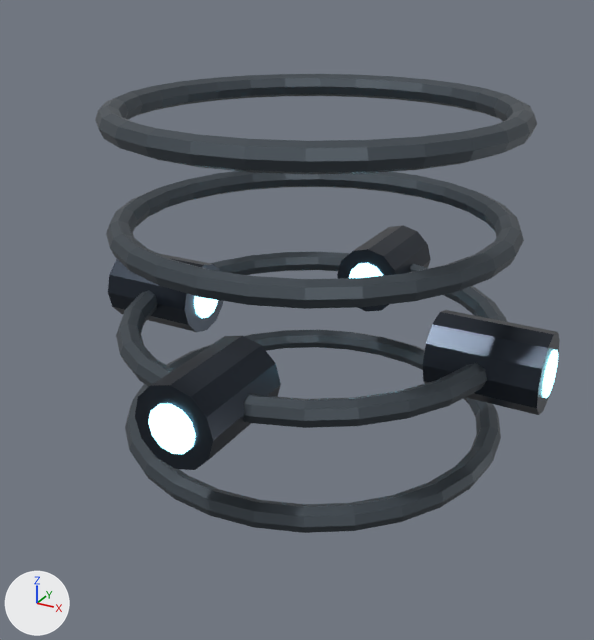
One commit to the Blender file assets/maps/kinetic_tide/blender/02_piston_tunnel.blend: the scene before it, then after it.
Both versions are drawn from a 50 mm lens placed at (8.86, -16.96, 13.43), pointed at (-0.14, -0.6, 5.25). Lighting does not change. The marker at lower left points along +X, +Y and +Z. The first picture is the older version.

Objects in the first picture: 'piston_glow_3_nocol', 'piston_head_0', 'piston_head_1', 'piston_head_2', 'piston_head_3', 'tunnel_ring_0', 'tunnel_ring_1', 'tunnel_ring_2', 'tunnel_ring_3' and 3 more.
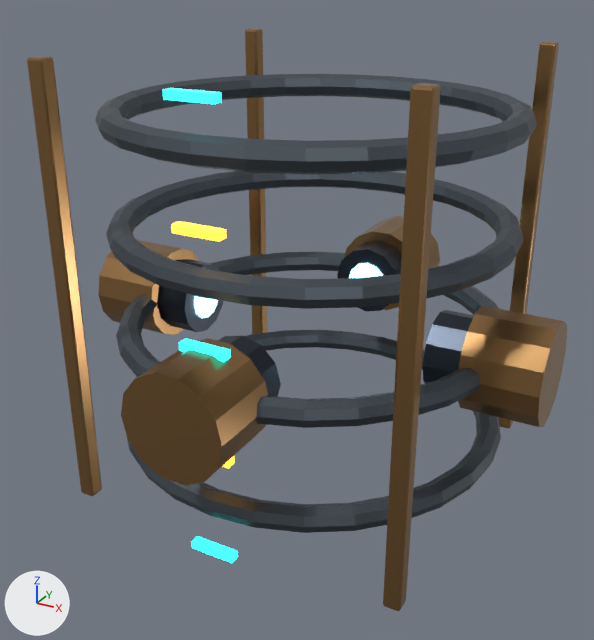
What differs and where, as boxes [x1, y1, x2, y2] in the pictures (594 x 640 px):
'piston_sleeve_3', added (brown)
    after: [121, 338, 268, 485]
'tunnel_longitudinal_rail_1_-1', added (brown)
    after: [383, 83, 441, 611]
'tunnel_longitudinal_rail_-1_-1', added (brown)
    after: [27, 56, 102, 496]
'piston_sleeve_0', added (brown)
    after: [458, 306, 567, 427]
'tunnel_longitudinal_rail_1_1', added (brown)
    after: [499, 41, 559, 428]
'piston_sleeve_2', added (brown)
    after: [98, 240, 199, 335]
'tunnel_longitudinal_rail_-1_1', added (brown)
    after: [245, 28, 268, 353]
'piston_sleeve_1', added (brown)
    after: [344, 216, 440, 310]
'tunnel_pulse_marker_4', added (cyan)
    after: [162, 88, 222, 104]
'tunnel_pulse_marker_3', added
    after: [171, 221, 227, 242]
'tunnel_pulse_marker_0', added (cyan)
    after: [191, 536, 238, 563]
'tunnel_pulse_marker_2', added (cyan)
    after: [179, 338, 231, 362]
'tunnel_pulse_marker_1', added
    after: [222, 456, 235, 469]
'piston_head_3', unchanged, covered by the edit
    before: [135, 335, 281, 470]
    after: [218, 335, 281, 397]
'piston_head_0', unchanged, covered by the edit
    before: [423, 310, 560, 415]
    after: [423, 310, 474, 383]
'piston_glow_3_nocol', unchanged, covered by the edit
    before: [148, 404, 196, 454]

Patch to the scene script:
```diff
--- a/assets/maps/kinetic_tide/blender/02_piston_tunnel.blend.py
+++ b/assets/maps/kinetic_tide/blender/02_piston_tunnel.blend.py
@@ ob_piston_sleeve_3 @@
+ob_piston_sleeve_3 = bpy.data.objects.new('piston_sleeve_3', me_piston_sleeve_3_mesh)  # a 14-sided cylinder along z spanning x -1.19..1.19, y -1.22..1.22, z -0.9..0.9; in mat_tidebronze (brown #9e794d)
+ob_piston_sleeve_3.location = (0.0, -5.1, 5.0)
+ob_piston_sleeve_3.rotation_euler = (0.0, 1.571, 4.712)  # degrees (0, 90, 270)
@@ ob_piston_sleeve_2 @@
+ob_piston_sleeve_2 = bpy.data.objects.new('piston_sleeve_2', me_piston_sleeve_3_mesh.copy())
+ob_piston_sleeve_2.location = (-5.1, 0.0, 5.0)
+ob_piston_sleeve_2.rotation_euler = (0.0, 1.571, 3.142)  # degrees (0, 90, 180)
@@ ob_piston_sleeve_1 @@
+ob_piston_sleeve_1 = bpy.data.objects.new('piston_sleeve_1', me_piston_sleeve_3_mesh.copy())
+ob_piston_sleeve_1.location = (0.0, 5.1, 5.0)
+ob_piston_sleeve_1.rotation_euler = (0.0, 1.571, 1.571)  # degrees (0, 90, 90)
@@ ob_piston_sleeve_0 @@
+ob_piston_sleeve_0 = bpy.data.objects.new('piston_sleeve_0', me_piston_sleeve_3_mesh.copy())
+ob_piston_sleeve_0.location = (5.1, 0.0, 5.0)
+ob_piston_sleeve_0.rotation_euler = (0.0, 1.571, 0.0)  # degrees (0, 90, 0)
@@ ob_tunnel_pulse_marker_4 @@
+ob_tunnel_pulse_marker_4 = bpy.data.objects.new('tunnel_pulse_marker_4', me_tunnel_pulse_marker_4_mesh)  # a box spanning x -0.55..0.55, y -0.12..0.12, z -0.09..0.09; in mat_tideteal (cyan #27ced7, glowing cyan #27ced7)
+ob_tunnel_pulse_marker_4.location = (0.0, -4.72, 11.2)
@@ ob_tunnel_pulse_marker_3 @@
+ob_tunnel_pulse_marker_3 = bpy.data.objects.new('tunnel_pulse_marker_3', me_tunnel_pulse_marker_3_mesh)  # a box spanning x -0.55..0.55, y -0.12..0.12, z -0.09..0.09; in mat_tideamber (orange #ffad30, glowing orange #ffad30)
+ob_tunnel_pulse_marker_3.location = (0.0, -4.72, 8.7)
@@ ob_tunnel_pulse_marker_2 @@
+ob_tunnel_pulse_marker_2 = bpy.data.objects.new('tunnel_pulse_marker_2', me_tunnel_pulse_marker_4_mesh.copy())
+ob_tunnel_pulse_marker_2.location = (0.0, -4.72, 6.2)
@@ ob_tunnel_pulse_marker_1 @@
+ob_tunnel_pulse_marker_1 = bpy.data.objects.new('tunnel_pulse_marker_1', me_tunnel_pulse_marker_1_mesh)  # a box spanning x -0.55..0.55, y -0.12..0.12, z -0.09..0.09; in mat_tideamber (orange #ffad30, glowing orange #ffad30)
+ob_tunnel_pulse_marker_1.location = (0.0, -4.72, 3.7)
@@ ob_tunnel_pulse_marker_0 @@
+ob_tunnel_pulse_marker_0 = bpy.data.objects.new('tunnel_pulse_marker_0', me_tunnel_pulse_marker_4_mesh.copy())
+ob_tunnel_pulse_marker_0.location = (0.0, -4.72, 1.2)
@@ ob_tunnel_longitudinal_rail_1_1 @@
+ob_tunnel_longitudinal_rail_1_1 = bpy.data.objects.new('tunnel_longitudinal_rail_1_1', me_tunnel_longitudinal_rail_1_1_mesh)  # a box spanning x -0.2..0.2, y -0.2..0.2, z -5.3..5.3; in mat_tidebronze (brown #9e794d); modifiers BEVEL
+ob_tunnel_longitudinal_rail_1_1.location = (4.15, 4.15, 6.3)
@@ ob_tunnel_longitudinal_rail_1__1 @@
+ob_tunnel_longitudinal_rail_1__1 = bpy.data.objects.new('tunnel_longitudinal_rail_1_-1', me_tunnel_longitudinal_rail_1_1_mesh.copy())  # modifiers BEVEL
+ob_tunnel_longitudinal_rail_1__1.location = (4.15, -4.15, 6.3)
@@ ob_tunnel_longitudinal_rail__1_1 @@
+ob_tunnel_longitudinal_rail__1_1 = bpy.data.objects.new('tunnel_longitudinal_rail_-1_1', me_tunnel_longitudinal_rail_1_1_mesh.copy())  # modifiers BEVEL
+ob_tunnel_longitudinal_rail__1_1.location = (-4.15, 4.15, 6.3)
@@ ob_tunnel_longitudinal_rail__1__1 @@
+ob_tunnel_longitudinal_rail__1__1 = bpy.data.objects.new('tunnel_longitudinal_rail_-1_-1', me_tunnel_longitudinal_rail_1_1_mesh.copy())  # modifiers BEVEL
+ob_tunnel_longitudinal_rail__1__1.location = (-4.15, -4.15, 6.3)
```
